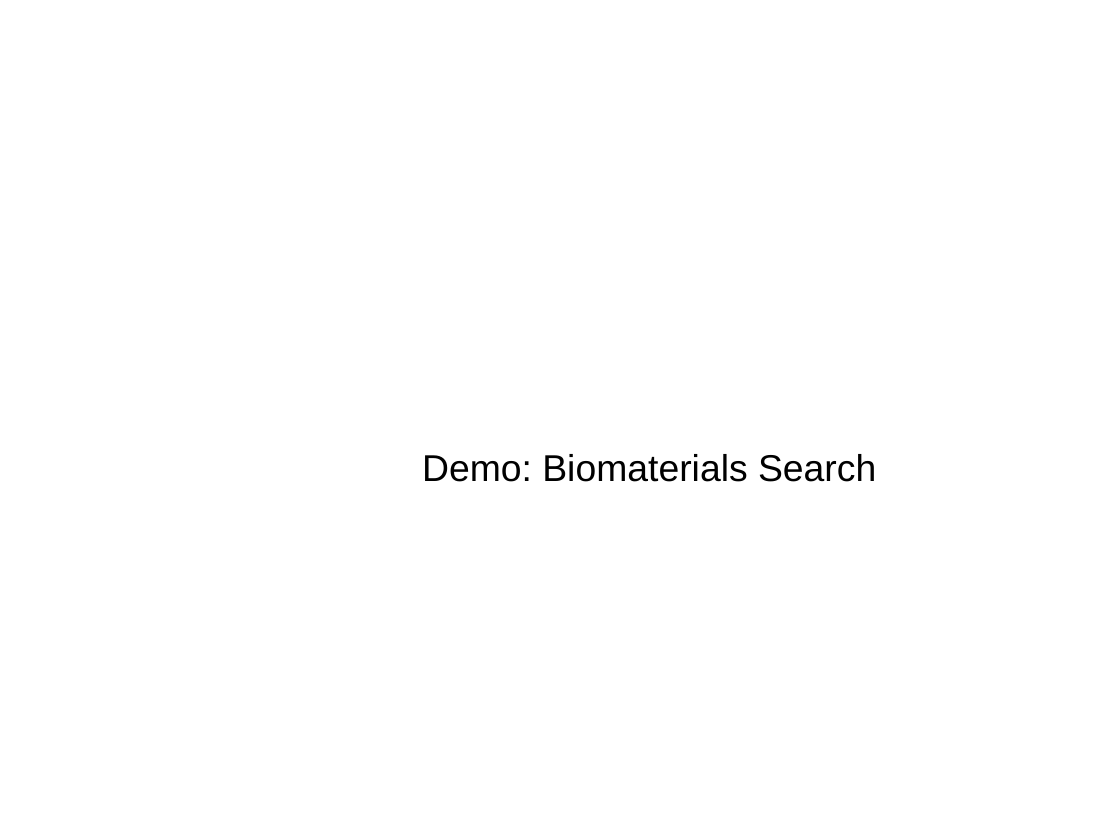
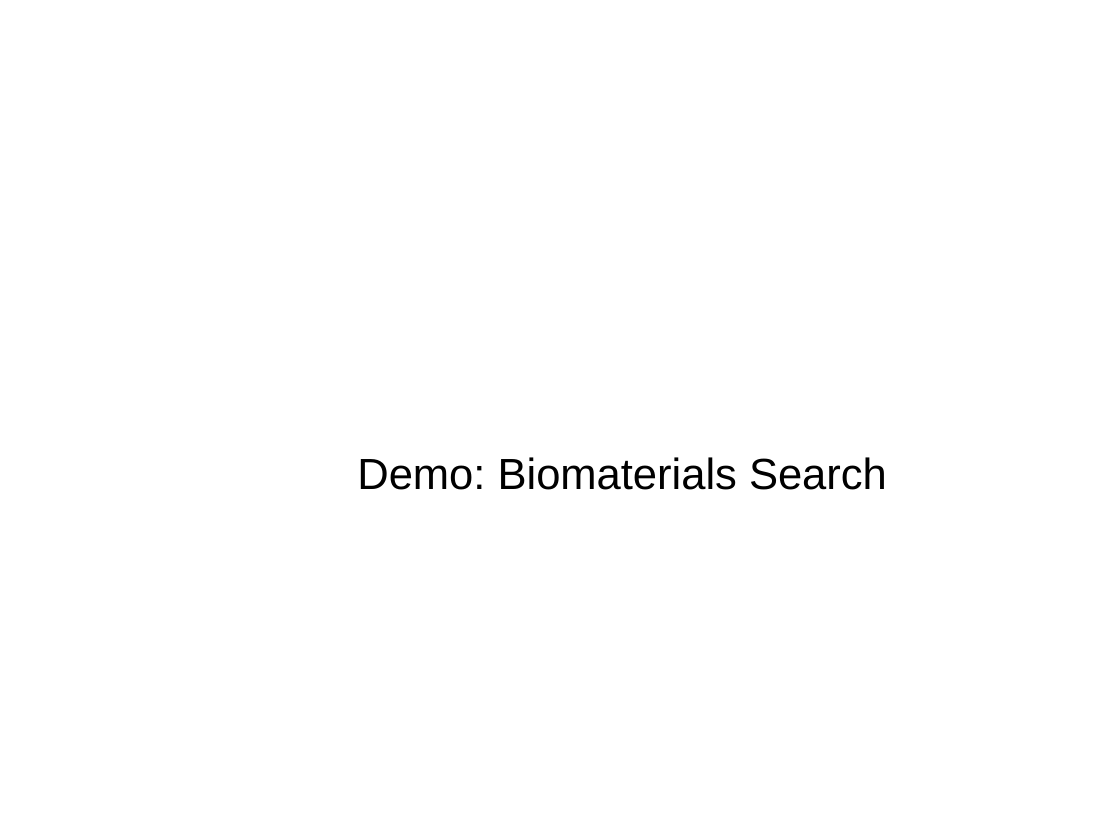
Before and after one commit to NCIP/caarray-docs, a slide deck: slide 7 of project_management/open_meetings/caArray User Community Meeting 2008.10.01.ppt. Drawn at 1120x840 pixels with LibreOffice and Linux fonts; fonts in the diff are those of the drawing; background and template pictures are left out. Boxes give left, top, right and bottom in pixels: in the first picture for what was removed or moved away, otherwise in the second. Text is boxed around its words. In the diff, an @@ line names an element or a change of style, - is before the commit and + after.

```diff
--- a/project_management/open_meetings/caArray User Community Meeting 2008.10.01.ppt
+++ b/project_management/open_meetings/caArray User Community Meeting 2008.10.01.ppt
@@ text "Demo: Biomaterials Search": place and size @@
-text "Demo: Biomaterials Search" at <box>422,454,876,482</box>
+text "Demo: Biomaterials Search" at <box>357,457,887,490</box>
@@ text "Demo: Biomaterials Search" at <box>357,457,887,490</box>: size 24 to 28 pt @@
```
Also in this commit, not shown: 3 other slides changed.
